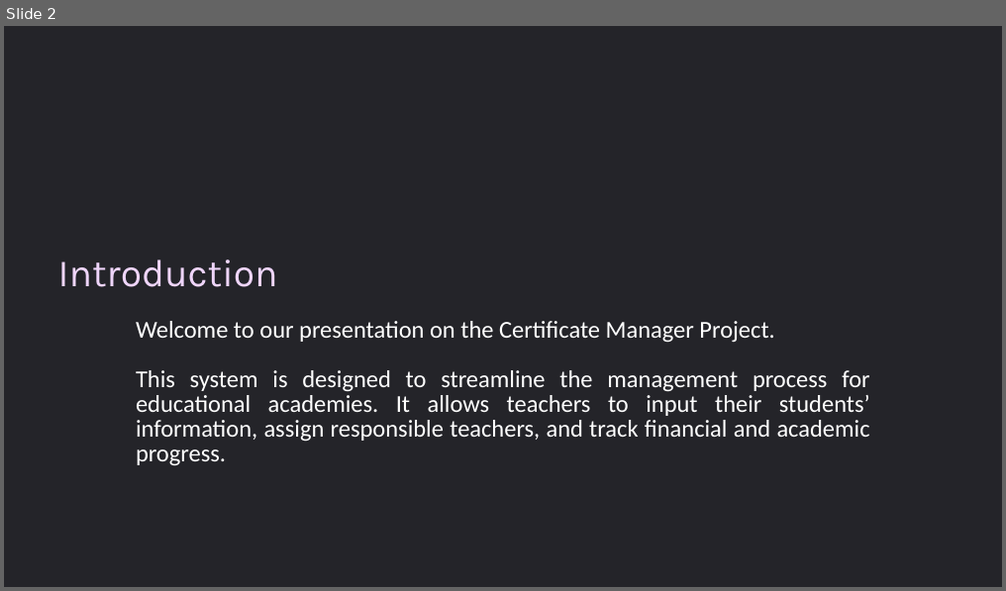
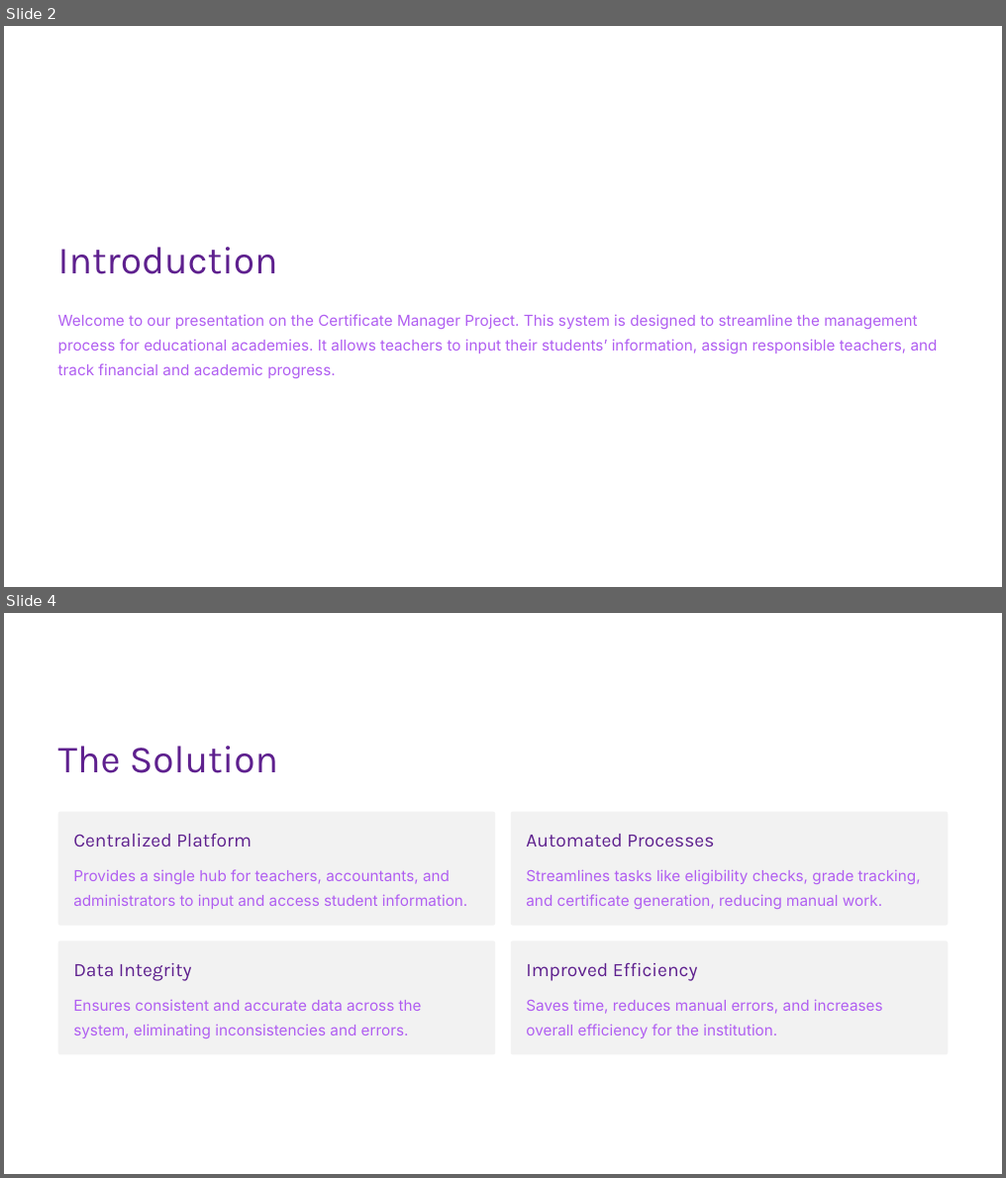
Before and after one commit to Zughayyar/JavaProject-Certificate-Manager, a slide deck: Presentation/Certificate-Manager-Project.pptx. Shown one above the other, each under a label of ours: slide 2 before the commit, slides 2 and 4 after it; the slides between them are not shown. The pictures are 1006x591 and 1006x1178 pixels, drawn with LibreOffice and Linux fonts; fonts in the diff are those of the drawing; background and template pictures are left out. Boxes give left, top, right and bottom in pixels: in the first picture for what was removed or moved away, otherwise in the second. Text is boxed around its words. In the diff, an @@ line names an element or a change of style, - is before the commit and + after.

```diff
--- a/Presentation/Certificate-Manager-Project.pptx
+++ b/Presentation/Certificate-Manager-Project.pptx
@@ slide 4 added at [4,613,1002,1174], background #000000; not listed: 1 template element that a slide beside it also shows @@
@@ text added at [58,746,278,773], 44.5 pt, text #5E208E @@
+The Solution
@@ rounded rectangle added at [58,812,495,926], fill #F2F2F2 @@
@@ rounded rectangle added at [511,812,947,926], fill #F2F2F2 @@
@@ text added at [73,833,252,848], 22 pt, text #5E208E @@
+Centralized Platform
@@ text added at [526,834,714,848], 22 pt, text #5E208E @@
+Automated Processes
@@ text added at [73,869,467,909], 17.5 pt, text #B05EF1 @@
+Provides a single hub for teachers, accountants, and administrators to input and access student information.
@@ text added at [526,869,921,909], 17.5 pt, text #B05EF1 @@
+Streamlines tasks like eligibility checks, grade tracking, and certificate generation, reducing manual work.
@@ rounded rectangle added at [58,941,495,1056], fill #F2F2F2 @@
@@ text added at [73,963,192,981], 22 pt, text #5E208E @@
+Data Integrity
@@ rounded rectangle added at [511,941,947,1056], fill #F2F2F2 @@
@@ text added at [526,962,698,981], 22 pt, text #5E208E @@
+Improved Efficiency
@@ text added at [73,999,422,1039], 17.5 pt, text #B05EF1 @@
+Ensures consistent and accurate data across the system, eliminating inconsistencies and errors.
@@ text added at [526,999,883,1039], 17.5 pt, text #B05EF1 @@
+Saves time, reduces manual errors, and increases overall efficiency for the institution.
@@ rectangle added at [869,1127,1002,1174], fill #FFFFFF, outline #FFFFFF 1 pt @@
@@ slide 2 changed as well @@
@@ rectangle at [4,26,1002,587]: fill #242429 to #FFFFFF @@
@@ text "Introduction": place and size @@
-text "Introduction" at [58,260,278,287]
+text "Introduction" at [58,247,278,274]
@@ text "Introduction" at [58,247,278,274]: text colour #EFD5FA to #5E208E @@
@@ text at [58,314,938,379]: text changed; size 28 to 17.5 pt; font Calibri to Inter; text colour #FFFFFF to #B05EF1 @@
-Welcome to our presentation on the Certificate Manager Project.
-This system is designed to streamline the management process for educational academies. It allows teachers to input their students’ information, assign responsible teachers, and track financial and academic progress.
+Welcome to our presentation on the Certificate Manager Project. This system is designed to streamline the management process for educational academies. It allows teachers to input their students’ information, assign responsible teachers, and track financial and academic progress.
@@ rectangle added at [869,540,1002,587], fill #FFFFFF, outline #FFFFFF 1 pt @@
```
Also in this commit, not shown: 5 other slides changed, 3 other slides added, 4 slides removed, 1 other file.
